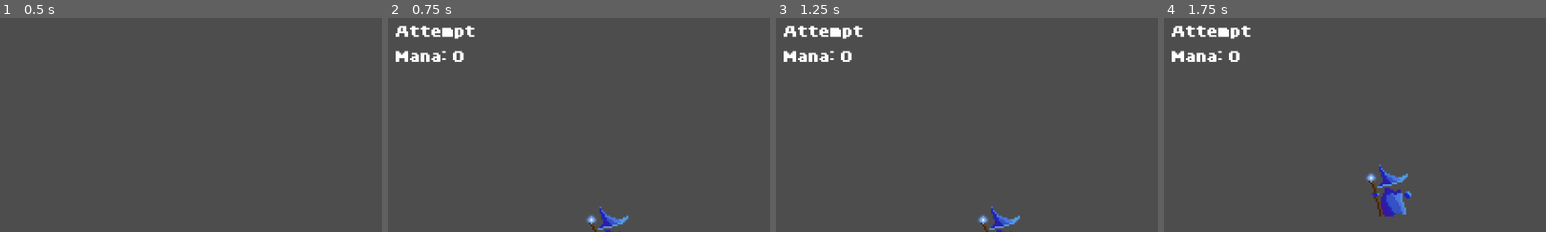
Above: before the commit, frames 1-4 (left to right).
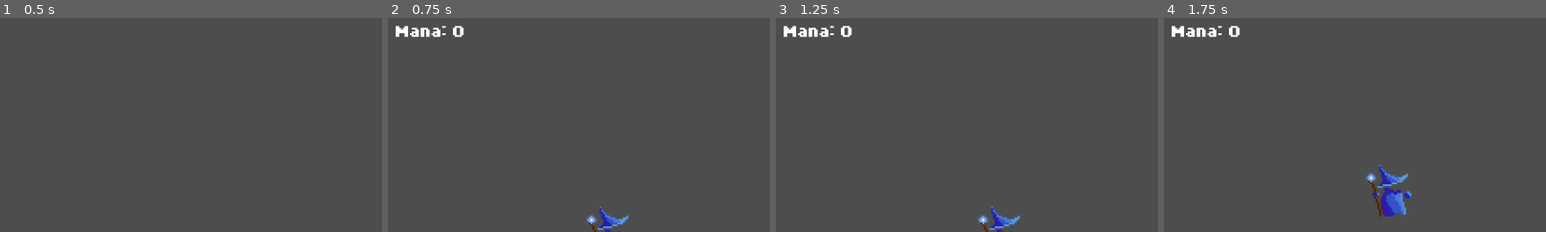
Above: after the commit, the same moments.

Repository: morganlabs-college/barrys-adventure
Game: Godot game, scene res://screens/main_menu/main_menu.tscn
Two runs of this game, one before a commit and one after it. Both use one fixed random seed, a clock stepped at 60 frames per second and the inputs below.
Inputs:
- Up to frame 1 (0.5 s): no input
- Up to frame 2 (0.75 s): click "Easy" at 0.5 s
- Up to frame 3 (1.25 s): no input
- Up to frame 4 (1.75 s): tap Space (Jump) at 1.52 s
The pictures show only the part of the screen within x 1-51%, y 3-53%; the shares and areas given below are measured in that part.

Frame 1 is identical in both runs. In frame 2, 1.1% of the frame differs, in the area x 2-23%, y 3-21%; in frame 3, 1.1%; in frame 4, 1.1%.

Commit message:
removal: attempts counter
Given Godots scenes system, this is too complex at this stage of the project.

Diff:
--- a/src/components/killzone/killzone.gd
+++ b/src/components/killzone/killzone.gd
@@ -3,8 +3,7 @@
 @onready var timer = $Timer
 
 
-func _on_body_entered(_body: Node2D) -> void:
-	print("Died.")
+func _on_body_entered(body: Node2D) -> void:
 	get_tree().paused = true
 	timer.start()
 
--- a/src/components/player/player.gd
+++ b/src/components/player/player.gd
@@ -8,7 +8,6 @@
 
 @export var speed := 200.0
 
-var attempt := 0
 var mana := 0
 
 var has_jumped := false
--- a/src/levels/easy.tscn
+++ b/src/levels/easy.tscn
@@ -93,31 +93,31 @@
 [node name="HUD" parent="." instance=ExtResource("2_iej8b")]
 
 [connection signal="body_entered" from="Environment/Items/Mana" to="Environment/Items/Mana" method="_on_body_entered"]
-[connection signal="body_entered" from="Environment/Items/@Area2D@51989" to="Environment/Items/@Area2D@51989" method="_on_body_entered"]
-[connection signal="body_entered" from="Environment/Items/@Area2D@51990" to="Environment/Items/@Area2D@51990" method="_on_body_entered"]
-[connection signal="body_entered" from="Environment/Items/@Area2D@51991" to="Environment/Items/@Area2D@51991" method="_on_body_entered"]
-[connection signal="body_entered" from="Environment/Items/@Area2D@51992" to="Environment/Items/@Area2D@51992" method="_on_body_entered"]
-[connection signal="body_entered" from="Environment/Items/@Area2D@51993" to="Environment/Items/@Area2D@51993" method="_on_body_entered"]
-[connection signal="body_entered" from="Environment/Items/@Area2D@51994" to="Environment/Items/@Area2D@51994" method="_on_body_entered"]
-[connection signal="body_entered" from="Environment/Items/@Area2D@51995" to="Environment/Items/@Area2D@51995" method="_on_body_entered"]
-[connection signal="body_entered" from="Environment/Items/@Area2D@51996" to="Environment/Items/@Area2D@51996" method="_on_body_entered"]
-[connection signal="body_entered" from="Environment/Items/@Area2D@51997" to="Environment/Items/@Area2D@51997" method="_on_body_entered"]
-[connection signal="body_entered" from="Environment/Items/@Area2D@51998" to="Environment/Items/@Area2D@51998" method="_on_body_entered"]
-[connection signal="body_entered" from="Environment/Items/@Area2D@51999" to="Environment/Items/@Area2D@51999" method="_on_body_entered"]
-[connection signal="body_entered" from="Environment/Items/@Area2D@52000" to="Environment/Items/@Area2D@52000" method="_on_body_entered"]
-[connection signal="body_entered" from="Environment/Items/@Area2D@52001" to="Environment/Items/@Area2D@52001" method="_on_body_entered"]
-[connection signal="body_entered" from="Environment/Items/@Area2D@52002" to="Environment/Items/@Area2D@52002" method="_on_body_entered"]
-[connection signal="body_entered" from="Environment/Items/@Area2D@52003" to="Environment/Items/@Area2D@52003" method="_on_body_entered"]
-[connection signal="body_entered" from="Environment/Items/@Area2D@52004" to="Environment/Items/@Area2D@52004" method="_on_body_entered"]
-[connection signal="body_entered" from="Environment/Items/@Area2D@52005" to="Environment/Items/@Area2D@52005" method="_on_body_entered"]
-[connection signal="body_entered" from="Environment/Items/@Area2D@52006" to="Environment/Items/@Area2D@52006" method="_on_body_entered"]
-[connection signal="body_entered" from="Environment/Items/@Area2D@52007" to="Environment/Items/@Area2D@52007" method="_on_body_entered"]
-[connection signal="body_entered" from="Environment/Items/@Area2D@52008" to="Environment/Items/@Area2D@52008" method="_on_body_entered"]
-[connection signal="body_entered" from="Environment/Items/@Area2D@52009" to="Environment/Items/@Area2D@52009" method="_on_body_entered"]
-[connection signal="body_entered" from="Environment/Items/@Area2D@52010" to="Environment/Items/@Area2D@52010" method="_on_body_entered"]
-[connection signal="body_entered" from="Environment/Items/@Area2D@52011" to="Environment/Items/@Area2D@52011" method="_on_body_entered"]
-[connection signal="body_entered" from="Environment/Items/@Area2D@52012" to="Environment/Items/@Area2D@52012" method="_on_body_entered"]
-[connection signal="body_entered" from="Environment/Items/@Area2D@52013" to="Environment/Items/@Area2D@52013" method="_on_body_entered"]
-[connection signal="body_entered" from="Environment/Items/@Area2D@52014" to="Environment/Items/@Area2D@52014" method="_on_body_entered"]
-[connection signal="body_entered" from="Environment/Items/@Area2D@52015" to="Environment/Items/@Area2D@52015" method="_on_body_entered"]
-[connection signal="body_entered" from="Environment/Items/@Area2D@52016" to="Environment/Items/@Area2D@52016" method="_on_body_entered"]
+[connection signal="body_entered" from="Environment/Items/@Area2D@53377" to="Environment/Items/@Area2D@53377" method="_on_body_entered"]
+[connection signal="body_entered" from="Environment/Items/@Area2D@53378" to="Environment/Items/@Area2D@53378" method="_on_body_entered"]
+[connection signal="body_entered" from="Environment/Items/@Area2D@53379" to="Environment/Items/@Area2D@53379" method="_on_body_entered"]
+[connection signal="body_entered" from="Environment/Items/@Area2D@53380" to="Environment/Items/@Area2D@53380" method="_on_body_entered"]
+[connection signal="body_entered" from="Environment/Items/@Area2D@53381" to="Environment/Items/@Area2D@53381" method="_on_body_entered"]
+[connection signal="body_entered" from="Environment/Items/@Area2D@53382" to="Environment/Items/@Area2D@53382" method="_on_body_entered"]
+[connection signal="body_entered" from="Environment/Items/@Area2D@53383" to="Environment/Items/@Area2D@53383" method="_on_body_entered"]
+[connection signal="body_entered" from="Environment/Items/@Area2D@53384" to="Environment/Items/@Area2D@53384" method="_on_body_entered"]
+[connection signal="body_entered" from="Environment/Items/@Area2D@53385" to="Environment/Items/@Area2D@53385" method="_on_body_entered"]
+[connection signal="body_entered" from="Environment/Items/@Area2D@53386" to="Environment/Items/@Area2D@53386" method="_on_body_entered"]
+[connection signal="body_entered" from="Environment/Items/@Area2D@53387" to="Environment/Items/@Area2D@53387" method="_on_body_entered"]
+[connection signal="body_entered" from="Environment/Items/@Area2D@53388" to="Environment/Items/@Area2D@53388" method="_on_body_entered"]
+[connection signal="body_entered" from="Environment/Items/@Area2D@53389" to="Environment/Items/@Area2D@53389" method="_on_body_entered"]
+[connection signal="body_entered" from="Environment/Items/@Area2D@53390" to="Environment/Items/@Area2D@53390" method="_on_body_entered"]
+[connection signal="body_entered" from="Environment/Items/@Area2D@53391" to="Environment/Items/@Area2D@53391" method="_on_body_entered"]
+[connection signal="body_entered" from="Environment/Items/@Area2D@53392" to="Environment/Items/@Area2D@53392" method="_on_body_entered"]
+[connection signal="body_entered" from="Environment/Items/@Area2D@53393" to="Environment/Items/@Area2D@53393" method="_on_body_entered"]
+[connection signal="body_entered" from="Environment/Items/@Area2D@53394" to="Environment/Items/@Area2D@53394" method="_on_body_entered"]
+[connection signal="body_entered" from="Environment/Items/@Area2D@53395" to="Environment/Items/@Area2D@53395" method="_on_body_entered"]
+[connection signal="body_entered" from="Environment/Items/@Area2D@53396" to="Environment/Items/@Area2D@53396" method="_on_body_entered"]
+[connection signal="body_entered" from="Environment/Items/@Area2D@53397" to="Environment/Items/@Area2D@53397" method="_on_body_entered"]
+[connection signal="body_entered" from="Environment/Items/@Area2D@53398" to="Environment/Items/@Area2D@53398" method="_on_body_entered"]
+[connection signal="body_entered" from="Environment/Items/@Area2D@53399" to="Environment/Items/@Area2D@53399" method="_on_body_entered"]
+[connection signal="body_entered" from="Environment/Items/@Area2D@53400" to="Environment/Items/@Area2D@53400" method="_on_body_entered"]
+[connection signal="body_entered" from="Environment/Items/@Area2D@53401" to="Environment/Items/@Area2D@53401" method="_on_body_entered"]
+[connection signal="body_entered" from="Environment/Items/@Area2D@53402" to="Environment/Items/@Area2D@53402" method="_on_body_entered"]
+[connection signal="body_entered" from="Environment/Items/@Area2D@53403" to="Environment/Items/@Area2D@53403" method="_on_body_entered"]
+[connection signal="body_entered" from="Environment/Items/@Area2D@53404" to="Environment/Items/@Area2D@53404" method="_on_body_entered"]
--- a/src/screens/hud/hud.gd
+++ b/src/screens/hud/hud.gd
@@ -1,18 +1,12 @@
 extends CanvasLayer
 
-@onready var attempts := $GameInfoContainer/Margins/GameInfo/AttemptsCounter
 @onready var score := $GameInfoContainer/Margins/GameInfo/ManaCounter
 
 
 # Called when the node enters the scene tree for the first time.
 func _ready() -> void:
 	update_score(0)
-	update_attempts()
 
 
 func update_score(mana: int) -> void:
 	score.text = str("Mana: ", mana)
-
-
-func update_attempts() -> void:
-	attempts.text = str("Attempt ")
--- a/src/screens/hud/hud.tscn
+++ b/src/screens/hud/hud.tscn
@@ -17,11 +17,6 @@
 [node name="GameInfo" type="VBoxContainer" parent="GameInfoContainer/Margins"]
 layout_mode = 2
 
-[node name="AttemptsCounter" type="Label" parent="GameInfoContainer/Margins/GameInfo"]
-layout_mode = 2
-theme_override_font_sizes/font_size = 64
-text = "ATTEMPTS"
-
 [node name="ManaCounter" type="Label" parent="GameInfoContainer/Margins/GameInfo"]
 layout_mode = 2
 theme_override_font_sizes/font_size = 64
